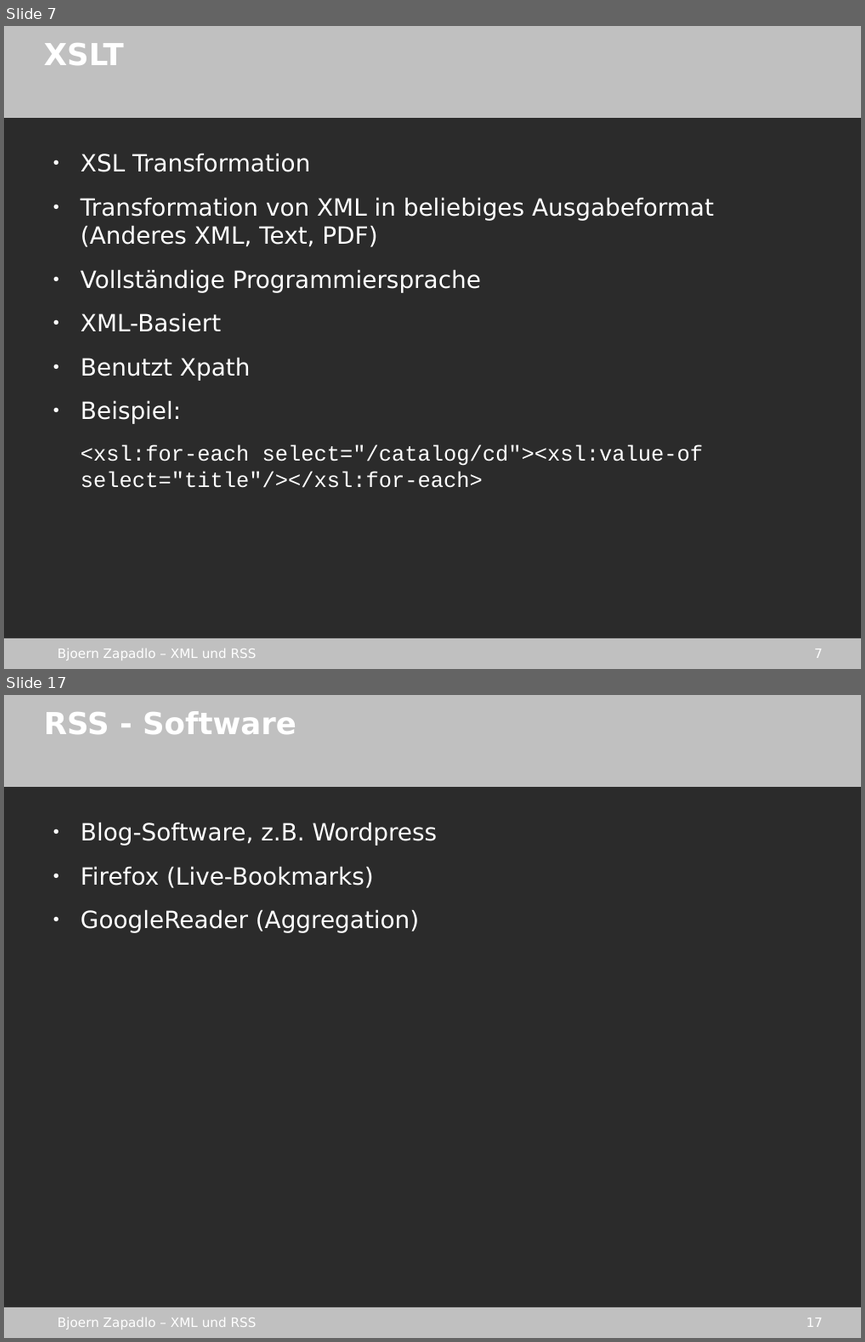
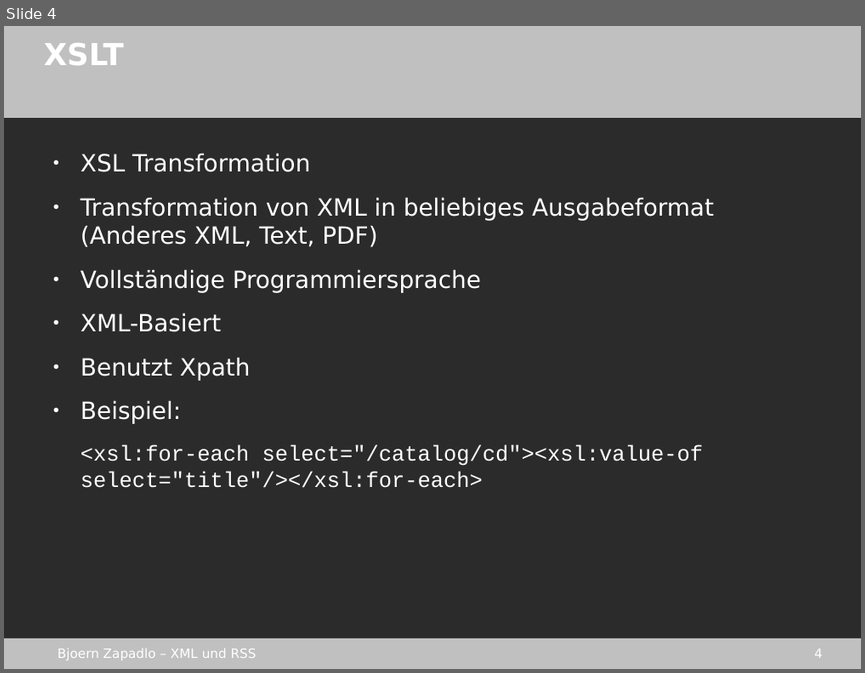
Before and after one commit to gmb2012/sae-xml_rss, a slide deck: stuff/xml_rss.odp. Shown one above the other, each under a label of ours: slides 7 and 17 before the commit, slide 4 after it; the slides between them are not shown. The pictures are 865x1342 and 865x673 pixels, drawn with LibreOffice and Linux fonts; fonts in the diff are those of the drawing; background and template pictures are left out; a plain dark background stands for a picture behind light text. Boxes give left, top, right and bottom in pixels: in the first picture for what was removed or moved away, otherwise in the second. Text is boxed around its words. In the diff, an @@ line names an element or a change of style, - is before the commit and + after.

```diff
--- a/stuff/xml_rss.odp
+++ b/stuff/xml_rss.odp
@@ slide 17 removed at [4, 695, 861, 1338], background picture (left out); not listed: 4 template elements that a slide beside it also shows @@
@@ title removed at [44, 711, 296, 734] @@
-RSS - Software
@@ text removed at [80, 822, 437, 933] @@
-● Blog-Software, z.B. Wordpress
-● Firefox (Live-Bookmarks)
-● GoogleReader (Aggregation)
@@ what was slide 7 is now slide 4 @@
@@ page number at [814, 648, 823, 658]: text changed @@
-7
+4
```
Also in this commit, not shown: 13 other slides removed, 14 other files.
